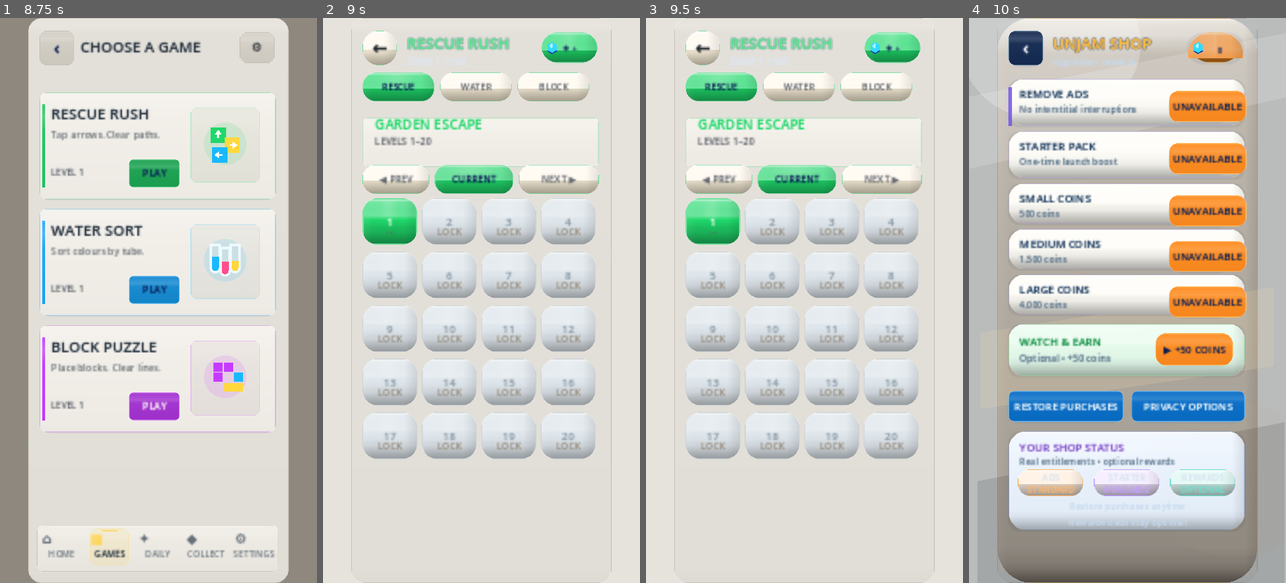
Above: before the commit, frames 1-4 (left to right).
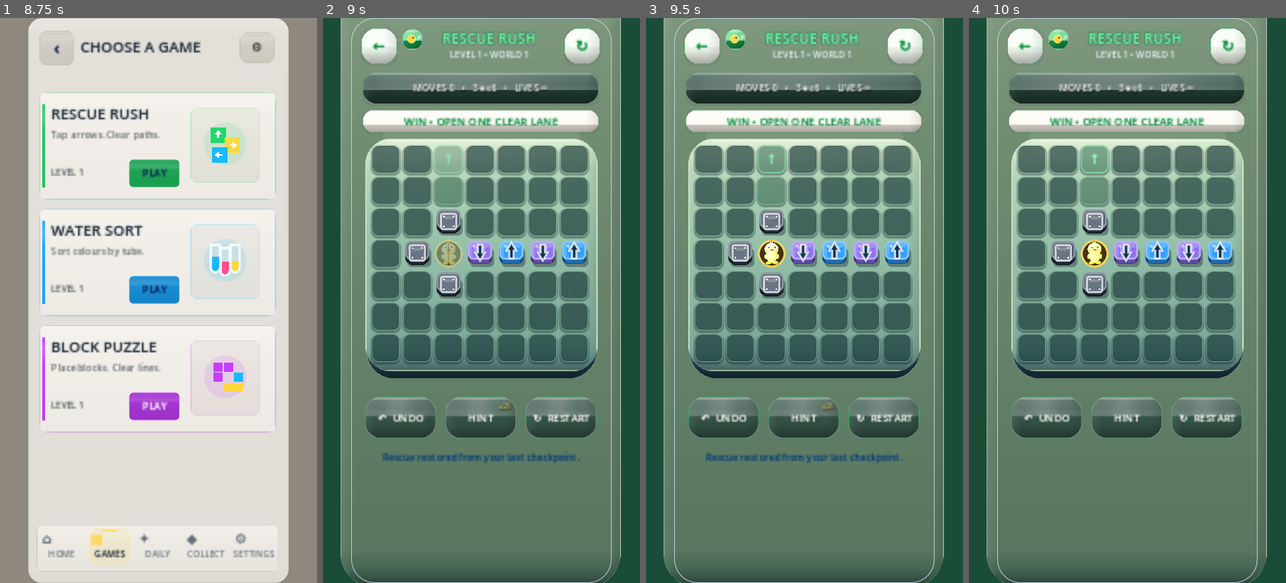
Above: after the commit, the same moments.

Repository: eghosa001/unjam
Game: Godot game, scene res://scenes/Boot.tscn
Same seed, same stepped clock (60 frames per second), same inputs: the game is played once before the commit and once after it.
Inputs (mouse positions are in pixels of both pictures, inside the frame that each line leads up to):
- Up to frame 1 (8.75 s): tap Enter at 0.5 s; move the mouse to (228, 272) at 0.52 s; click (228, 272) at 0.67 s; tap Space at 1.25 s; drag from (95, 328) to (142, 413) at 1.27 s; click "CONTINUE • LEVEL 1" at 2 s; click "PLAY NOW" at 2.75 s; click "↻ RESTART" at 3.5 s; click "↻ RESTART" at 4.25 s; click "↻ RESTART" at 5 s; click "←" at 5.75 s; click "NEXT ▶" at 6.5 s; click "NEXT ▶" at 7.25 s; click "←" at 8 s
- Up to frame 2 (9 s): click "PLAY" at 8.75 s
- Up to frame 3 (9.5 s): no input
- Up to frame 4 (10 s): click (1216, 46) at 9.5 s, where only the run before the commit has a clickable "◈ +"

Frame 1 is identical in both runs. In frame 2, 98% of the frame differs, in the area x 0-100%, y 0-100%; in frame 3, 98%; in frame 4, 98%.

Commit message:
Resume unfinished game after selector choice

Diff:
--- a/scripts/ui/premium_live_hub.gd
+++ b/scripts/ui/premium_live_hub.gd
@@ -127,9 +127,9 @@
 	get_parent().call("build_home")
 
 func _play(game_id: String) -> void:
-	# Choosing a game is navigation, not an implicit Continue action. Always open
-	# that game's campaign/level browser; Home remains the explicit place to
-	# continue an unfinished run.
+	# The Games screen is the chooser. Once the player deliberately taps a game,
+	# resume its unfinished campaign run when one exists; otherwise open that
+	# game's normal campaign/level flow.
 	var main := get_parent()
-	if main != null and main.has_method("open_game_campaign"):
-		main.call("open_game_campaign", game_id)
+	if main != null and main.has_method("resume_game"):
+		main.call("resume_game", game_id)
